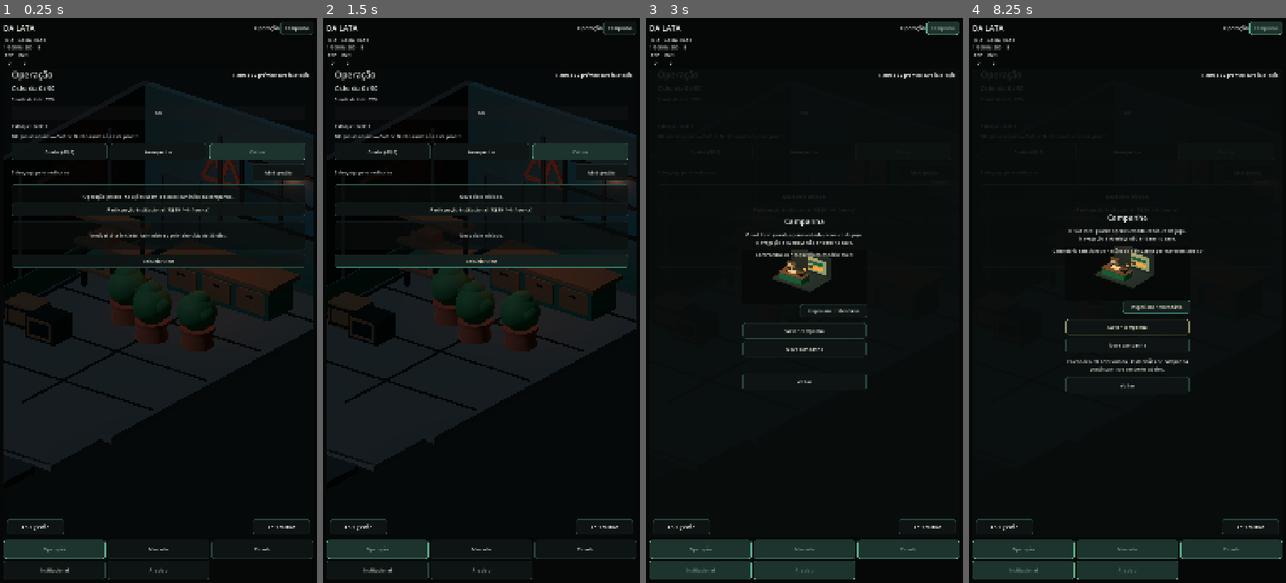
Above: before the commit, frames 1-4 (left to right).
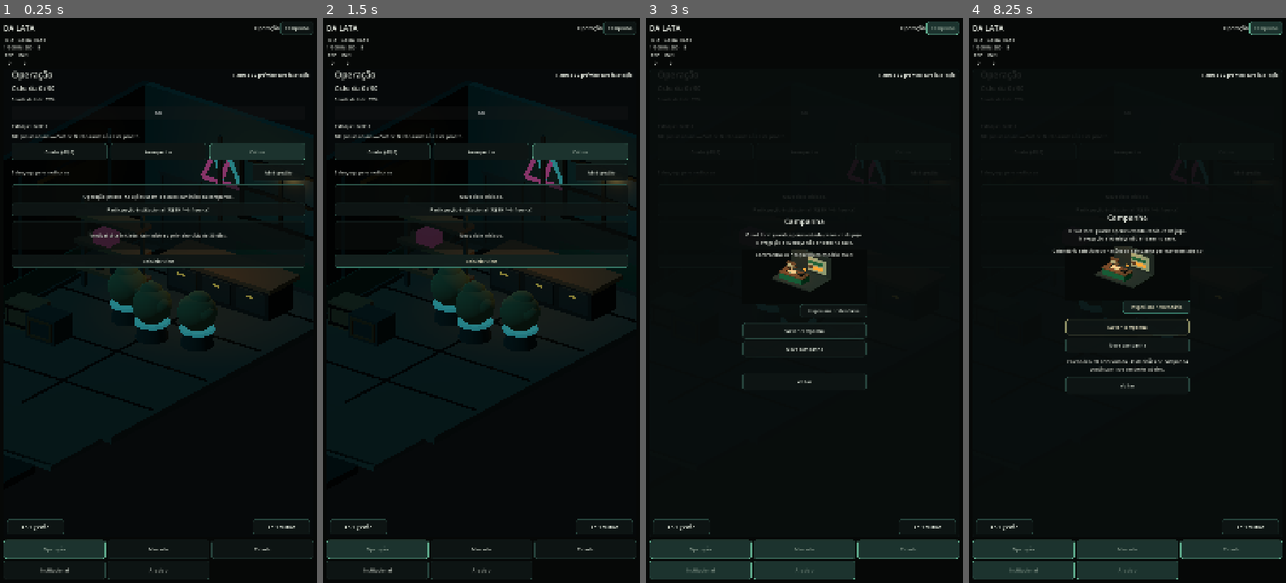
Above: after the commit, the same moments.

Repository: az1nn/growing-rio
Game: Godot game, scene res://scenes/shell/game_shell.tscn
Two runs of this game, one before a commit and one after it. Both use one fixed random seed, a clock stepped at 60 frames per second and the inputs below.
Inputs:
- Up to frame 1 (0.25 s): no input
- Up to frame 2 (1.5 s): click "Reiniciar ciclo" at 0.5 s; click "Reiniciar ciclo" at 1.25 s
- Up to frame 3 (3 s): click "Reiniciar ciclo" at 2 s; click "Campanha" at 2.75 s
- Up to frame 4 (8.25 s): click "Abrir gestão" at 3.5 s; click "Abrir cultivo" at 4.25 s; click "Cuidar (-R$5)" at 5 s; click "Avançar dia" at 5.75 s; click "Abrir gestão" at 6.5 s; click "Participação institucional (-…" at 7.25 s; click "Inspecionar calendário" at 8 s

The runs differ from the first frame. In frame 1, 2.3% of the frame differs, in the area x 10-84%, y 24-59%; in frame 2, 2.3%; in frame 3, less than 0.1%; in frame 4, less than 0.1%.

Commit message:
feat(012): style Operation focal clusters with V1 vocabulary

Diff:
--- a/scenes/visual/operation_diorama.gd
+++ b/scenes/visual/operation_diorama.gd
@@ -4,6 +4,8 @@
 
 @onready var viewport: SubViewport = $Viewport
 @onready var camera: Camera3D = $Viewport/World/Camera3D
+@onready var cool_key: DirectionalLight3D = $Viewport/World/CoolKey
+@onready var warm_practical: OmniLight3D = $Viewport/World/WarmPractical
 @onready var interactive_object: Area3D = $Viewport/World/InteractivePlantCluster
 @onready var management_interactive_object: Area3D = $Viewport/World/ManagementStorageInteraction
 @onready var focal_mesh: MeshInstance3D = $Viewport/World/CanopyB
@@ -15,6 +17,61 @@
 const V1_CAMERA_POSITION := Vector3(6.5, 5.4, 8.5)
 const V1_CAMERA_ROTATION := Vector3(-0.43, 0.66, 0.0)
 const V1_CAMERA_SIZE := 8.6
+
+const V1_WORKBENCH_MATERIAL_ROLES := {
+    "TileCounter": &"structural_dark",
+    "CounterTop": &"repaired_wood",
+    "CounterFrontLeft": &"painted_metal",
+    "CounterFrontCenter": &"painted_metal",
+    "CounterFrontRight": &"painted_metal",
+    "CounterHandleLeft": &"accent_amber",
+    "CounterHandleCenter": &"accent_amber",
+    "CounterHandleRight": &"accent_amber",
+}
+
+const V1_PLANT_MATERIAL_ROLES := {
+    "PlanterA": &"painted_metal",
+    "PlanterRimA": &"accent_cyan",
+    "CanopyA": &"foliage_muted",
+    "CanopyAUpper": &"foliage_muted",
+    "CanopyALeft": &"foliage_muted",
+    "CanopyARight": &"foliage_muted",
+    "PlanterB": &"painted_metal",
+    "PlanterRimB": &"accent_cyan",
+    "CanopyB": &"foliage_muted",
+    "CanopyBUpper": &"foliage_muted",
+    "CanopyBLeft": &"foliage_muted",
+    "CanopyBRight": &"foliage_muted",
+    "PlanterC": &"painted_metal",
+    "PlanterRimC": &"accent_cyan",
+    "CanopyC": &"foliage_muted",
+    "CanopyCUpper": &"foliage_muted",
+    "CanopyCLeft": &"foliage_muted",
+    "CanopyCRight": &"foliage_muted",
+}
+
+const V1_STORAGE_MATERIAL_ROLES := {
+    "ShelfLeftPost": &"painted_metal",
+    "ShelfRightPost": &"painted_metal",
+    "ShelfLow": &"repaired_wood",
+    "ShelfMid": &"repaired_wood",
+    "ShelfHigh": &"repaired_wood",
+    "ShelfBraceA": &"painted_metal",
+    "ShelfBraceB": &"painted_metal",
+    "StorageBinLowA": &"structural_dark",
+    "StorageBinLowB": &"structural_dark",
+    "StorageBinMid": &"accent_magenta",
+    "StorageCrateA": &"repaired_wood",
+    "StorageCrateB": &"painted_metal",
+}
+
+const V1_GRAFFITI_MATERIAL_ROLES := {
+    "V1GraffitiCrownBase": &"accent_magenta",
+    "V1GraffitiCrownLeft": &"accent_magenta",
+    "V1GraffitiCrownMidLeft": &"accent_cyan",
+    "V1GraffitiCrownMidRight": &"accent_magenta",
+    "V1GraffitiCrownRight": &"accent_cyan",
+}
 
 const V1_SHELL_MATERIAL_ROLES := {
     "Floor": &"worn_concrete",
@@ -43,6 +100,8 @@
     V1PixelRenderPolicy.apply(self, viewport)
     _configure_v1_camera()
     _apply_v1_shell_materials()
+    _apply_v1_cluster_materials()
+    _configure_v1_lighting()
     viewport.physics_object_picking = true
     action_button.accessibility_name = "Abrir cultivo — alternativa às plantas 3D"
     management_button.accessibility_name = "Abrir gestão — alternativa ao armazenamento 3D"
@@ -57,14 +116,29 @@
     camera.current = true
 
 func _apply_v1_shell_materials() -> void:
+    _apply_material_roles(V1_SHELL_MATERIAL_ROLES)
+
+func _apply_v1_cluster_materials() -> void:
+    _apply_material_roles(V1_WORKBENCH_MATERIAL_ROLES)
+    _apply_material_roles(V1_PLANT_MATERIAL_ROLES)
+    _apply_material_roles(V1_STORAGE_MATERIAL_ROLES)
+    _apply_material_roles(V1_GRAFFITI_MATERIAL_ROLES)
+
+func _apply_material_roles(role_map: Dictionary) -> void:
     var world := $Viewport/World
-    for node_name in V1_SHELL_MATERIAL_ROLES:
-        var shell_mesh := world.get_node_or_null(String(node_name)) as MeshInstance3D
-        if shell_mesh == null:
+    for node_name in role_map:
+        var mesh_instance := world.get_node_or_null(String(node_name)) as MeshInstance3D
+        if mesh_instance == null:
             continue
-        shell_mesh.material_override = V1MaterialVocabulary.make_standard(
-            V1_SHELL_MATERIAL_ROLES[node_name]
-        )
+        mesh_instance.material_override = V1MaterialVocabulary.make_standard(role_map[node_name])
+
+func _configure_v1_lighting() -> void:
+    var cyan := V1MaterialVocabulary.make_standard(&"accent_cyan")
+    var amber := V1MaterialVocabulary.make_standard(&"accent_amber")
+    cool_key.light_color = cyan.albedo_color
+    cool_key.light_energy = 0.72
+    warm_practical.light_color = amber.albedo_color
+    warm_practical.light_energy = 1.82
 
 func activate_primary_object() -> void:
     activation_count += 1
